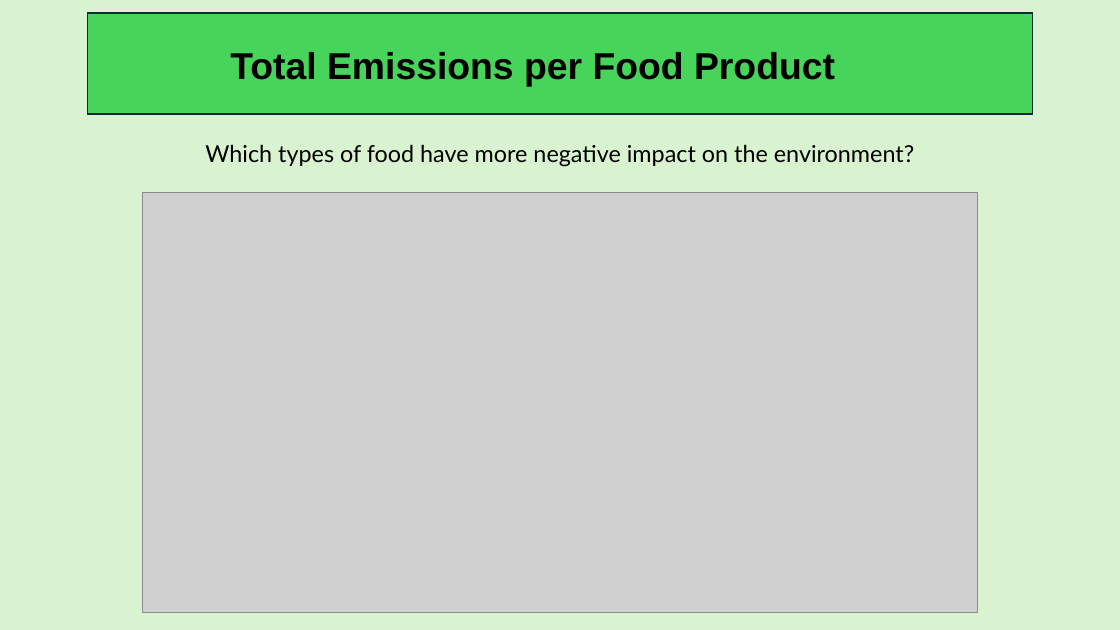
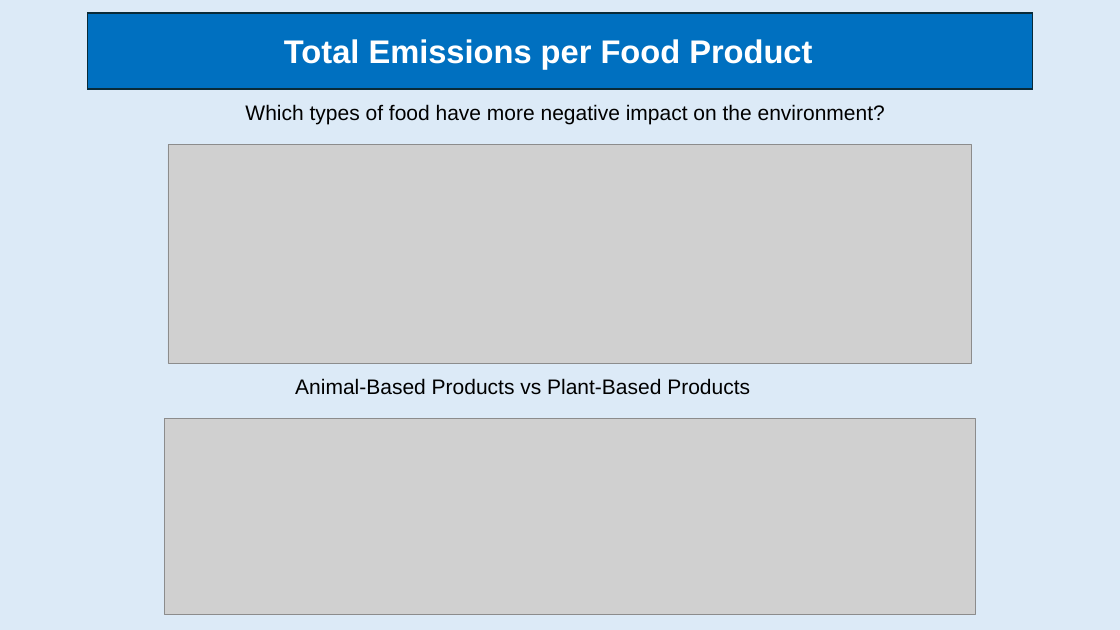
Before and after one commit to KaterinaLama/Project_2, a slide deck: slide 3 of presentation/Project_2.pptx. Drawn at 1120x630 pixels with LibreOffice and Linux fonts; fonts in the diff are those of the drawing; grey boxes stand for pictures. Boxes give left, top, right and bottom in pixels: in the first picture for what was removed or moved away, otherwise in the second. Text is boxed around its words. In the diff, an @@ line names an element or a change of style, - is before the commit and + after.

```diff
--- a/presentation/Project_2.pptx
+++ b/presentation/Project_2.pptx
@@ background #D9F2D0 to #DCEAF7 @@
@@ rectangle: place and size @@
-rectangle at (87, 13, 1033, 113)
+rectangle at (87, 13, 1033, 89)
@@ rectangle at (87, 13, 1033, 89): fill #47D45A to #0070C0 @@
@@ text "Total Emissions per Food Product": place and size @@
-text "Total Emissions per Food Product" at (230, 52, 835, 87)
+text "Total Emissions per Food Product" at (284, 39, 812, 69)
@@ text "Total Emissions per Food Product" at (284, 39, 812, 69): size 32 to 28 pt, text colour #000000 to #FFFFFF @@
@@ text "Which types of food have ...": place and size @@
-text "Which types of food have ..." at (205, 144, 914, 167)
+text "Which types of food have ..." at (245, 104, 885, 125)
@@ text "Which types of food have ..." at (245, 104, 885, 125): size 20 to 18 pt, font Lato to Arial @@
@@ picture added at (168, 145, 972, 363) @@
@@ picture removed at (142, 192, 978, 613) @@
@@ text added at (295, 378, 750, 395), 18 pt, text #000000 @@
+Animal-Based Products vs Plant-Based Products
@@ picture added at (165, 419, 975, 615) @@
```
Also in this commit, not shown: 9 other slides changed, 1 slide removed, 1 other file.
